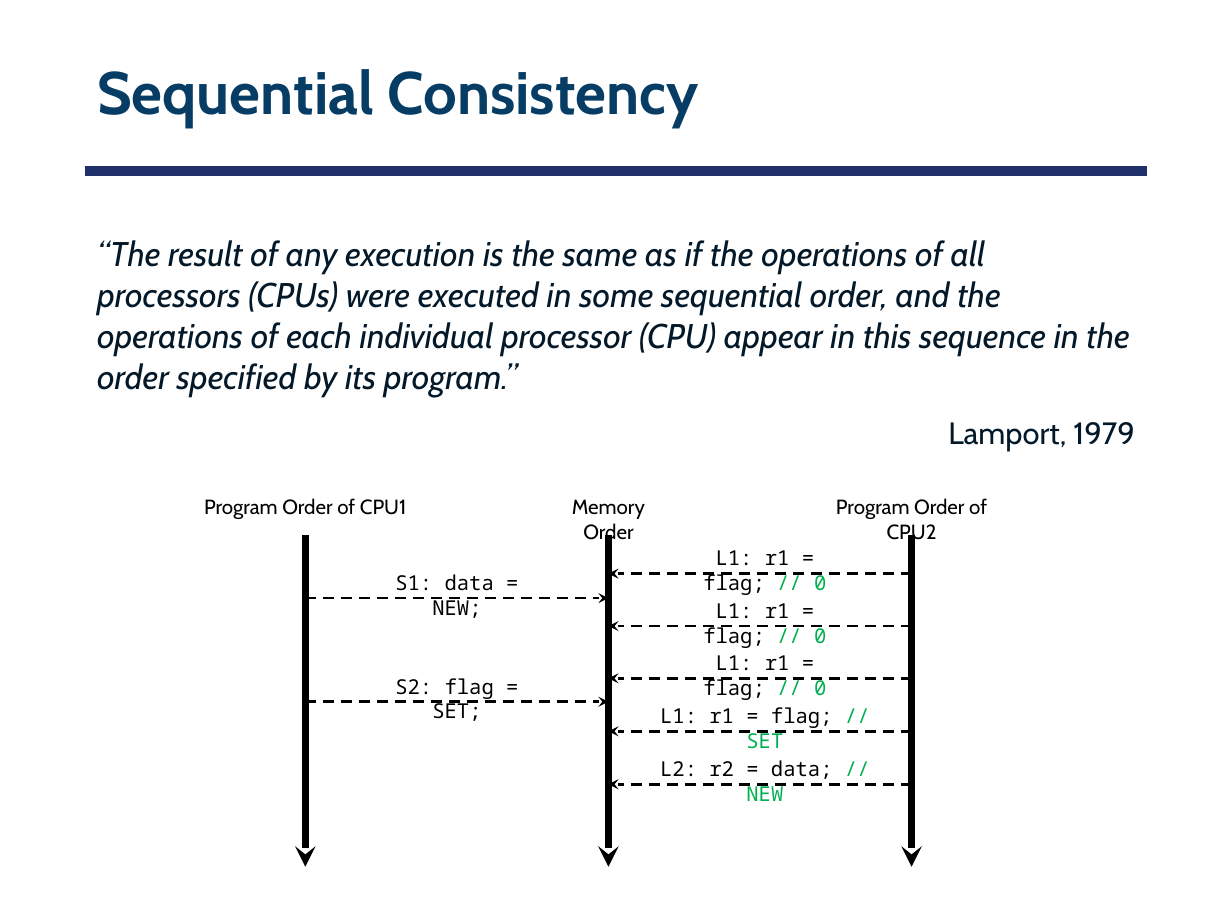
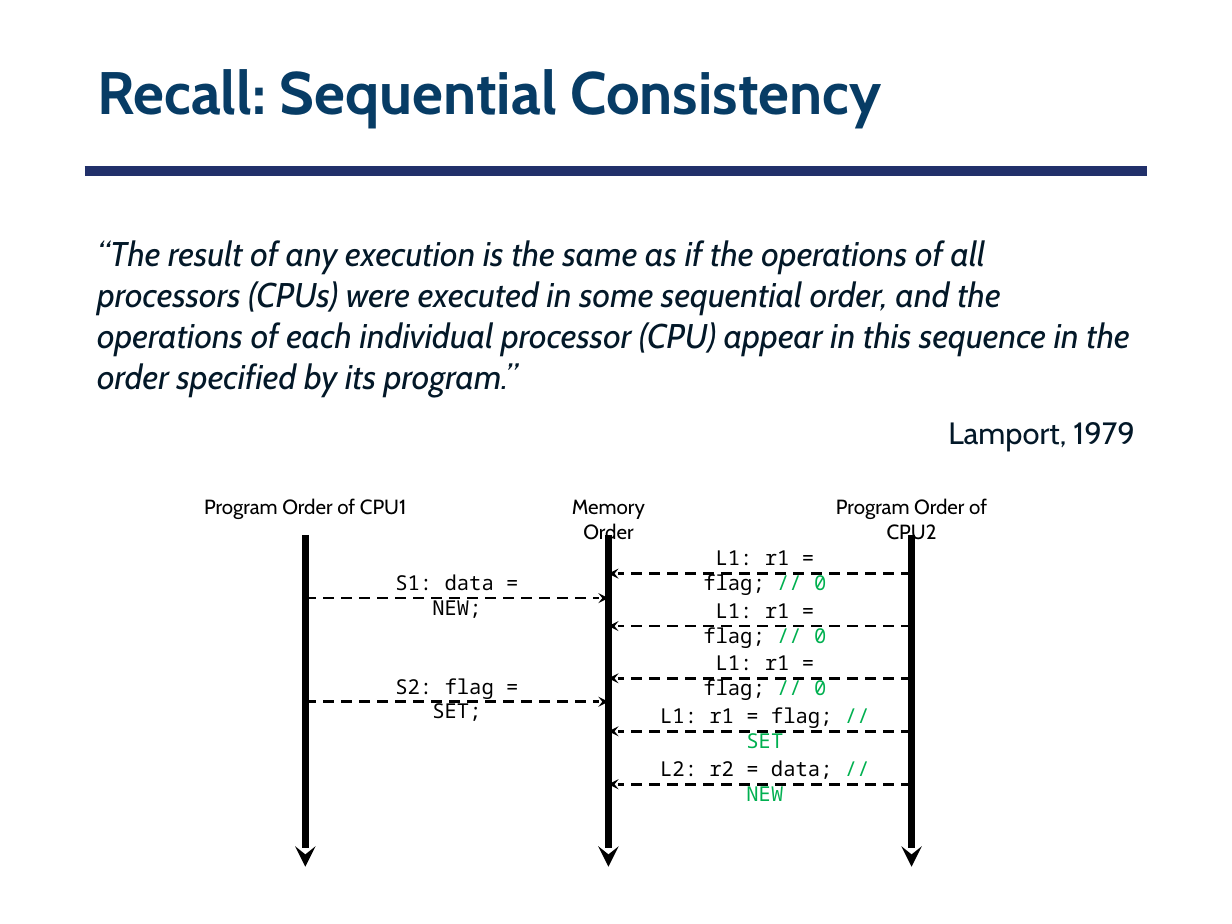
Before and after one commit to smajidzahedi/ECE350, a slide deck: slide 19 of Lectures/05-multiprocessor.pptx (slide 20 before the commit). Drawn at 1232x924 pixels with LibreOffice and Linux fonts; fonts in the diff are those of the drawing. Boxes give left, top, right and bottom in pixels: in the first picture for what was removed or moved away, otherwise in the second. Text is boxed around its words. In the diff, an @@ line names an element or a change of style, - is before the commit and + after.

```diff
--- a/Lectures/05-multiprocessor.pptx
+++ b/Lectures/05-multiprocessor.pptx
@@ title at [97, 69, 881, 128]: text changed @@
-Sequential Consistency
+Recall: Sequential Consistency
```
Also in this commit, not shown: 2 other slides changed, 1 slide removed, 1 other file.
